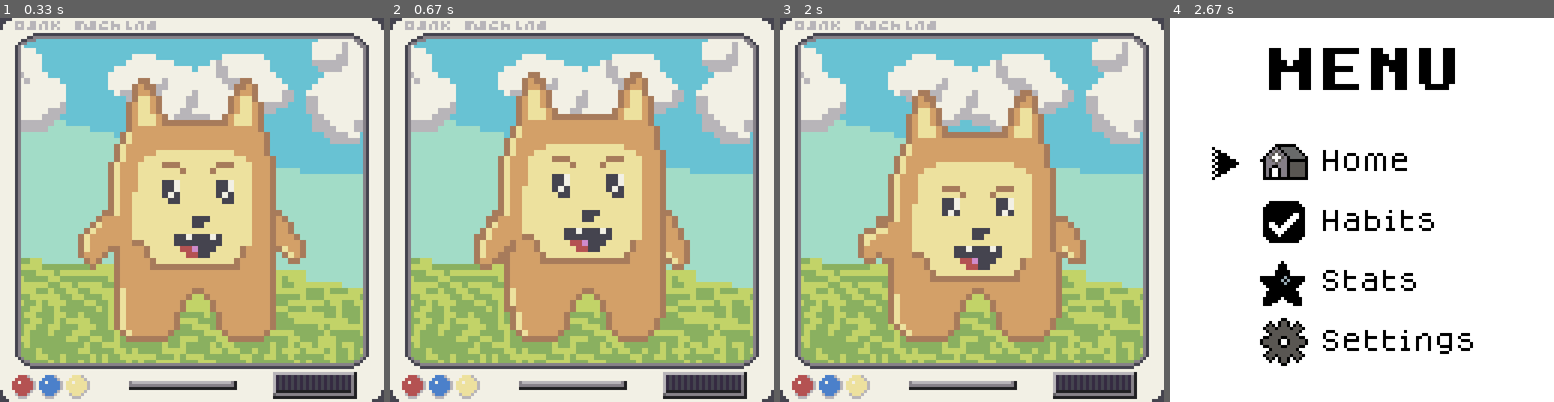
Above: before the commit, frames 1-4 (left to right).
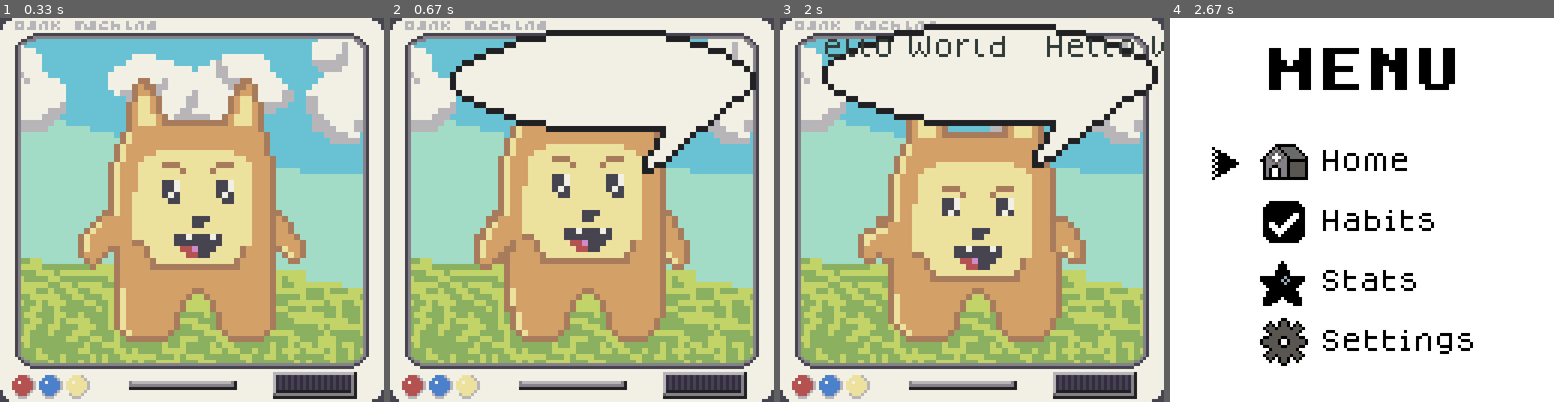
Above: after the commit, the same moments.

Repository: jakeagenticbrain/habit-tracker
Game: pygame game, started from habit-tracker/main.py
Same seed, same stepped clock (60 frames per second), same inputs: the game is played once before the commit and once after it.
Inputs:
- Up to frame 1 (0.33 s): no input
- Up to frame 2 (0.67 s): tap L at 0.33 s
- Up to frame 3 (2 s): tap L at 0.67 s; hold D 1-1.47 s; tap P at 1.83 s
- Up to frame 4 (2.67 s): tap L at 2.17 s; hold D from 2.5 s (still down)

Frame 1 is identical in both runs. In frame 2, 13% of the frame differs, in the area x 15-96%, y 3-41%; in frame 3, 14%, in the area x 10-100%, y 1-40%; in frame 4, nothing differs.

Commit message:
feat: add animated speech bubble widget for character dialogue
- Add SpeechBubbleWidget with state machine (hidden → animating_in → showing → animating_out)
- Speech bubble sprites scale 2x from 64x64 to 128x128
- Animation plays backwards for pop-up (frames 4→0), forwards for hide (0→4)
- Text renders at (14, 6) with 8pt font, auto-scrolls if exceeds 41px width
- Button B (BUTTON_B) toggles speech bubble on HomeScreen
- Displays "Hello World" demo text with continuous scrolling

Co-Authored-By: Claude Sonnet 4.5 <noreply@anthropic.com>

Diff:
--- a/habit-tracker/config.py
+++ b/habit-tracker/config.py
@@ -61,8 +61,13 @@
         "little-smile": os.path.join(SPRITES_PATH, "face-little-smile-animated.png"),
     }
 
+    # Speech bubble sprites (64x64, needs 2x scaling to 128x128)
+    SPEECH_BUBBLE_STATIC = os.path.join(SPRITES_PATH, "speech-bubble.png")
+    SPEECH_BUBBLE_ANIM_SHEET = os.path.join(SPRITES_PATH, "speech-bubble-sheet.png")
+
     # Animation settings
     ANIM_FRAME_DELAY = 0.15  # 150ms per frame (~6.7 FPS for character animation)
+    SPEECH_BUBBLE_FRAME_DELAY = 0.1  # 100ms per frame for speech bubble animation
 
     # New UI screen backgrounds
     SETTINGS_BG = os.path.join(SPRITES_PATH, "settings-page", "settings-bg.png")
--- a/habit-tracker/game/screens.py
+++ b/habit-tracker/game/screens.py
@@ -8,6 +8,7 @@
 from assets.sprite_loader import SpriteSheet, get_progress_bar_for_percentage, load_font, render_text
 from assets import icons
 from config import Config
+from game.speech_bubble import SpeechBubbleWidget
 
 
 class ScreenBase(ABC):
@@ -81,9 +82,17 @@
         self.face_names = list(self.face_animations.keys())
         self.current_face_index = 0
 
-    def handle_input(self, event: InputEvent) -> Optional[str]:
-        """Handle input - Button C cycles faces, L/R navigate."""
+        # Speech bubble widget
+        self.speech_bubble = SpeechBubbleWidget()
+
+    def handle_input(self, event: InputEvent) -> Optional[str]:
+        """Handle input - Button B toggles speech, Button C cycles faces, L/R navigate."""
         if not event.pressed:
+            return None
+
+        # Button B toggles speech bubble
+        if event.input_type == InputType.BUTTON_B:
+            self.speech_bubble.toggle("Hello World")
             return None
 
         # Button C cycles facial expressions
@@ -111,6 +120,9 @@
             self.frame_timer = 0.0
             self.current_frame = (self.current_frame + 1) % 4  # Loop through 4 frames
 
+        # Update speech bubble
+        self.speech_bubble.update(delta_time)
+
     def render(self, buffer: Image.Image) -> None:
         """Render layered animated character sprites."""
         # Layer 1: Background (sky) - static
@@ -124,6 +136,9 @@
         current_face_name = self.face_names[self.current_face_index]
         face_frame = self.face_animations[current_face_name][self.current_frame]
         buffer.paste(face_frame, (0, 0), face_frame)
+
+        # Layer 4: Speech bubble (if visible)
+        self.speech_bubble.render(buffer)
 
 
 class MenuScreen(ScreenBase):
--- /dev/null
+++ b/habit-tracker/game/speech_bubble.py
@@ -0,0 +1,173 @@
+"""Speech bubble widget for character dialogue."""
+
+from PIL import Image, ImageDraw
+from assets.sprite_loader import SpriteSheet, load_font
+from config import Config
+
+
+class SpeechBubbleWidget:
+    """Widget for animated speech bubble with scrolling text."""
+
+    # Text area within the bubble (after 2x scaling)
+    TEXT_START_X = 14
+    TEXT_START_Y = 6
+    TEXT_END_X = 55
+    TEXT_MAX_WIDTH = 41  # 55 - 14 = 41px
+
+    def __init__(self):
+        """Initialize speech bubble widget."""
+        # Load static bubble (64x64) and scale to 128x128
+        bubble_64 = Image.open(Config.SPEECH_BUBBLE_STATIC).convert("RGBA")
+        self.static_bubble = bubble_64.resize((128, 128), Image.NEAREST)
+
+        # Load animation sprite sheet (5 frames, 64x64 each) and scale to 128x128
+        bubble_sheet_64 = SpriteSheet(Config.SPEECH_BUBBLE_ANIM_SHEET, 64, 64)
+        self.anim_frames = []
+        for i in range(5):
+            frame_64 = bubble_sheet_64.get_sprite(i, 0)
+            frame_128 = frame_64.resize((128, 128), Image.NEAREST)
+            self.anim_frames.append(frame_128)
+
+        # Load font for text
+        self.font = load_font(Config.FONT_REGULAR, 8)
+
+        # State machine: hidden, animating_in, showing, animating_out
+        self.state = "hidden"
+        self.current_frame = 0
+        self.frame_timer = 0.0
+
+        # Text state
+        self.text = ""
+        self.scroll_offset = 0
+        self.scroll_timer = 0.0
+        self.scroll_delay = 0.15  # Seconds between scroll steps
+
+    def show(self, text: str):
+        """Show speech bubble with given text.
+
+        Args:
+            text: Text to display in the bubble
+        """
+        if self.state == "hidden":
+            self.text = text
+            self.state = "animating_in"
+            self.current_frame = 4  # Start at end of animation (largest bubble)
+            self.frame_timer = 0.0
+            self.scroll_offset = 0
+            self.scroll_timer = 0.0
+
+    def hide(self):
+        """Hide speech bubble."""
+        if self.state == "showing":
+            self.state = "animating_out"
+            self.current_frame = 0  # Start at beginning (largest bubble)
+            self.frame_timer = 0.0
+
+    def toggle(self, text: str = "Hello World"):
+        """Toggle speech bubble on/off.
+
+        Args:
+            text: Text to display when showing (default: "Hello World")
+        """
+        if self.state == "hidden":
+            self.show(text)
+        elif self.state == "showing":
+            self.hide()
+
+    def is_visible(self) -> bool:
+        """Check if bubble is currently visible (animating or showing).
+
+        Returns:
+            True if bubble is visible, False if hidden
+        """
+        return self.state != "hidden"
+
+    def update(self, delta_time: float):
+        """Update animation and text scrolling.
+
+        Args:
+            delta_time: Time since last frame in seconds
+        """
+        if self.state == "animating_in":
+            # Play animation backwards (4→3→2→1→0)
+            self.frame_timer += delta_time
+            if self.frame_timer >= Config.SPEECH_BUBBLE_FRAME_DELAY:
+                self.frame_timer = 0.0
+                self.current_frame -= 1
+                if self.current_frame < 0:
+                    # Animation complete, switch to showing
+                    self.state = "showing"
+
+        elif self.state == "animating_out":
+            # Play animation forwards (0→1→2→3→4)
+            self.frame_timer += delta_time
+            if self.frame_timer >= Config.SPEECH_BUBBLE_FRAME_DELAY:
+                self.frame_timer = 0.0
+                self.current_frame += 1
+                if self.current_frame >= 5:
+                    # Animation complete, hide bubble
+                    self.state = "hidden"
+
+        elif self.state == "showing":
+            # Update text scrolling if text is too long
+            if self._should_scroll():
+                self.scroll_timer += delta_time
+                if self.scroll_timer >= self.scroll_delay:
+                    self.scroll_timer = 0.0
+                    # Loop scroll: text + 3 spaces + text
+                    max_offset = len(self.text) + 3
+                    self.scroll_offset = (self.scroll_offset + 1) % max_offset
+
+    def render(self, buffer: Image.Image):
+        """Render speech bubble to buffer.
+
+        Args:
+            buffer: PIL Image to draw to
+        """
+        if self.state == "hidden":
+            return
+
+        if self.state == "animating_in" or self.state == "animating_out":
+            # Show animation frame
+            frame = self.anim_frames[self.current_frame]
+            buffer.paste(frame, (0, 0), frame)
+
+        elif self.state == "showing":
+            # Show static bubble
+            buffer.paste(self.static_bubble, (0, 0), self.static_bubble)
+
+            # Draw text
+            self._render_text(buffer)
+
+    def _should_scroll(self) -> bool:
+        """Check if text should scroll.
+
+        Returns:
+            True if text exceeds max width
+        """
+        # Rough estimate: 4-5 pixels per character at 8pt
+        estimated_width = len(self.text) * 5
+        return estimated_width > self.TEXT_MAX_WIDTH
+
+    def _render_text(self, buffer: Image.Image):
+        """Render text with scrolling if needed.
+
+        Args:
+            buffer: PIL Image to draw to
+        """
+        draw = ImageDraw.Draw(buffer)
+
+        if self._should_scroll():
+            # Create scrolling text: "text   text"
+            extended_text = self.text + "   " + self.text
+            display_text = extended_text[self.scroll_offset:]
+        else:
+            display_text = self.text
+
+        # Draw text at specified position
+        draw.text(
+            (self.TEXT_START_X, self.TEXT_START_Y),
+            display_text,
+            fill=Config.COLOR_TEXT_DARK,
+            font=self.font
+        )
Binary file added: habit-tracker/assets/sprites/speech-bubble-sheet.png
Binary file added: habit-tracker/assets/sprites/speech-bubble.png
